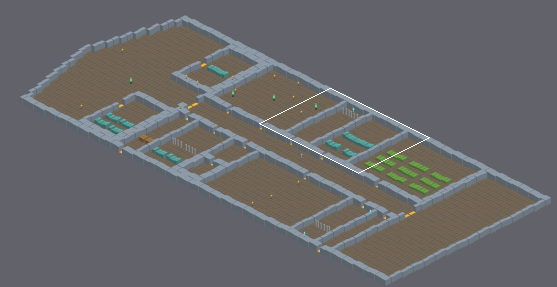
Tiled map (JSON), stored at world/maps/meridian/deck2.tmj. Above: a wide view before the commit, with the close-up outlined.
Close-up. Before the edit:
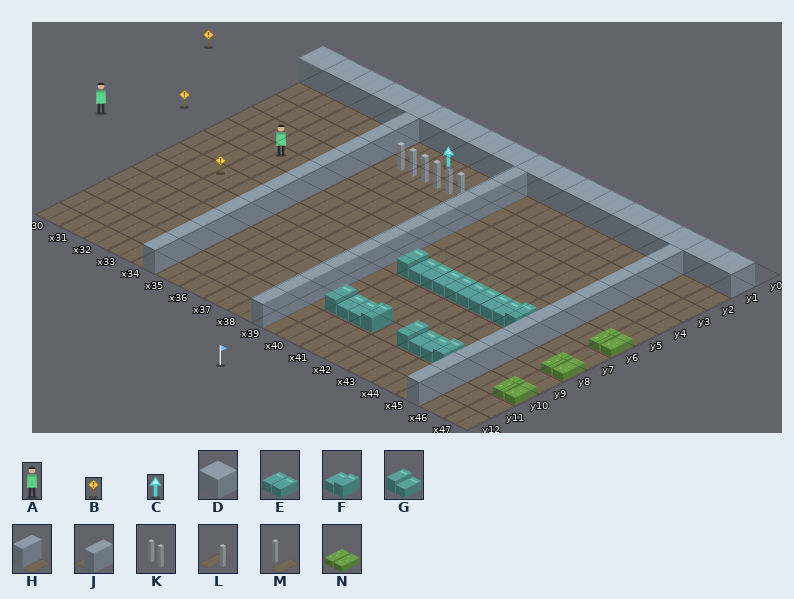
Cells are 128x64 px. Isometric: x runs down to the right, y down to the left. Shown: x 30..47, y 0..12. The commit also changed other parts of the map, which this record leaves out.
Key: from "Stand-ins": A 0 "Person", B 1 "Thing", C 2 "Way out", D 5 "piece-005", E 13 "piece-013", F 19 "piece-019", G 26 "piece-026", H 32 "piece-032", J 33 "piece-033", K 46 "piece-046", L 101 "piece-101", M 102 "piece-102", N 104 "piece-104".
_ is an empty cell.
Objects are placed by the point they stand on, in cells (3,4 is the top-left corner of cell 3,4); size is 1x1 cell unless given.
Layers that did not change in this view are not listed.
Layer "Walls and things" before, first column x 30:
 0 __________________
 1 DDDDDDDDDDDDDDDDDD
 2 ____J____H_____J__
 3 ____JLKKMH_____J__
 4 ____J____H_____J__
 5 ____J____H_____J__
 6 ____J____H_____J_N
 7 ____J____HGEEEFJ__
 8 ____J____H_____J_N
 9 ____J____H_____J__
10 ____J____HGF_GFJ_N
11 ____J____H_____J__
12 ____J____H_____J__
Objects on layer "People and things" before:
C "Up to deck 1" at 36.8,2.5 size 0.3x1
A "Halm" at 32.8,5.5 size 0.4x1.5
B "The far table" at 32.2,7.5 size 0.3x0.9
After:
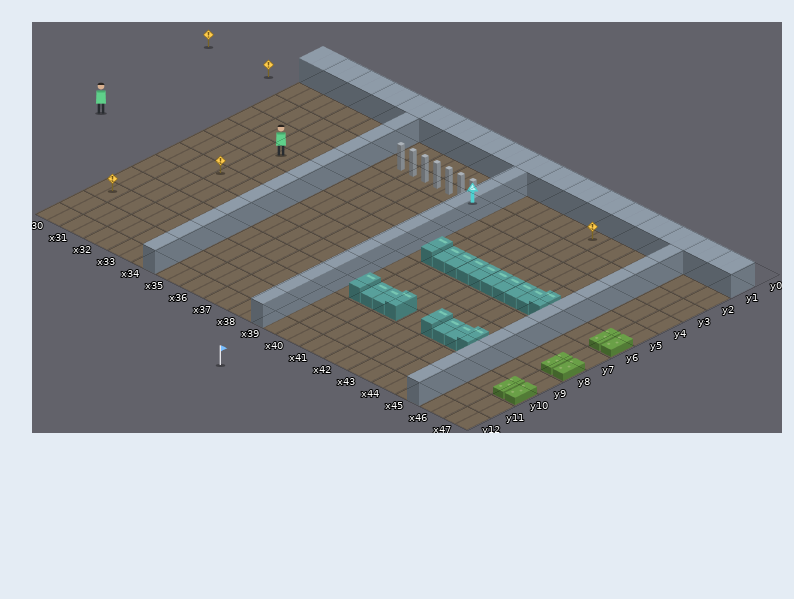
Changes in this commit:
Changed rows in their new state; . is an unchanged cell.
Layer "Walls and things":
first column x 38:
 3 K......
 6 ..GEEEF
 7 .._____
 9 ..GF.GF
10 ..__.__
Layer "People and things":
added: B "Pantry" at 42.8,2.5 size 0.3x0.9
added: C "Up to deck 1" at 38.8,3.5 size 0.3x1
added: B "A wobbling table" at 30.8,10.5 size 0.3x0.9
removed: C "Up to deck 1" at 36.8,2.5 size 0.3x1
